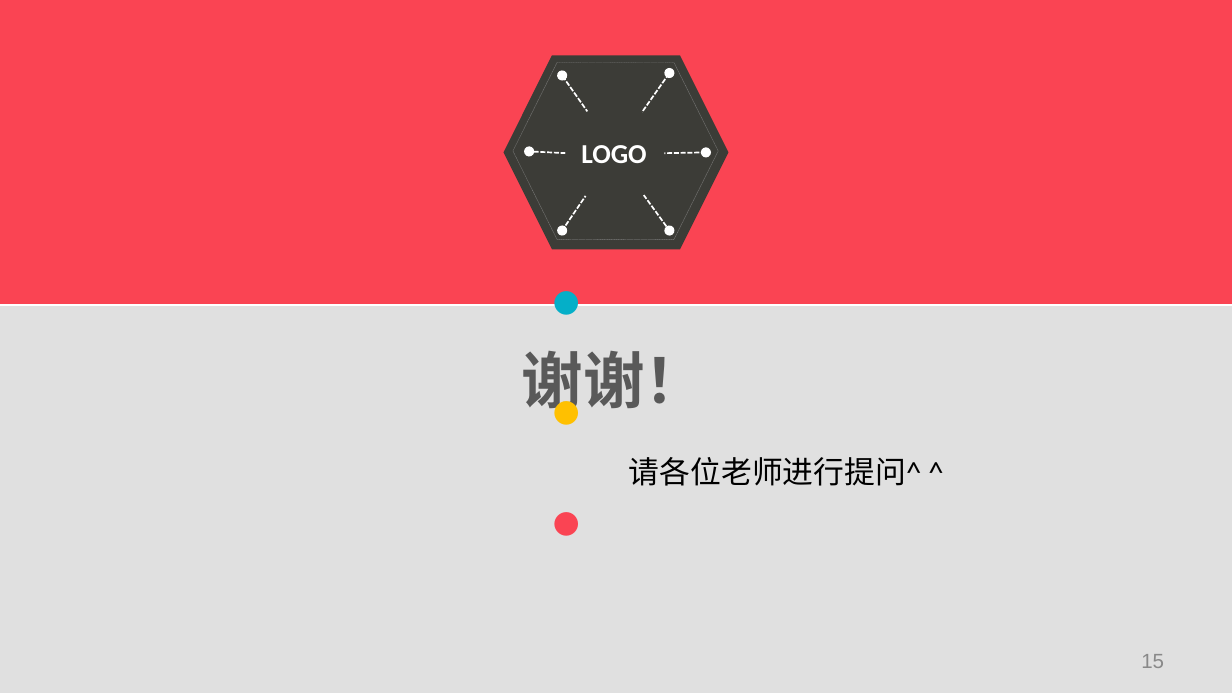
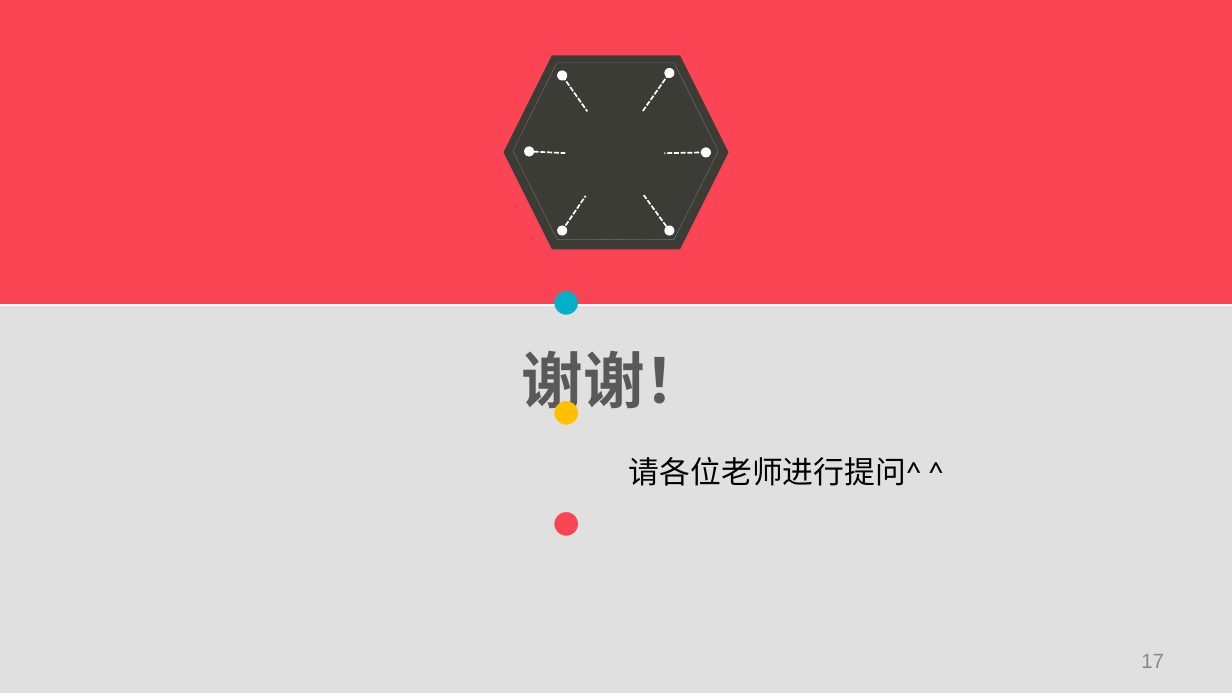
Before and after one commit to Linyu1Bai/ThuEE, a slide deck: slide 17 of Graduation/开题报告.pptx (slide 15 before the commit). Drawn at 1232x693 pixels with LibreOffice and Linux fonts; fonts in the diff are those of the drawing. Boxes give left, top, right and bottom in pixels: in the first picture for what was removed or moved away, otherwise in the second. Text is boxed around its words. In the diff, an @@ line names an element or a change of style, - is before the commit and + after.

```diff
--- a/Graduation/开题报告.pptx
+++ b/Graduation/开题报告.pptx
@@ text removed at bbox=[581, 145, 646, 163] @@
-LOGO
@@ page number at bbox=[1141, 654, 1164, 668]: text changed @@
-15
+17
```
Also in this commit, not shown: 9 other slides changed, 2 slides added.
